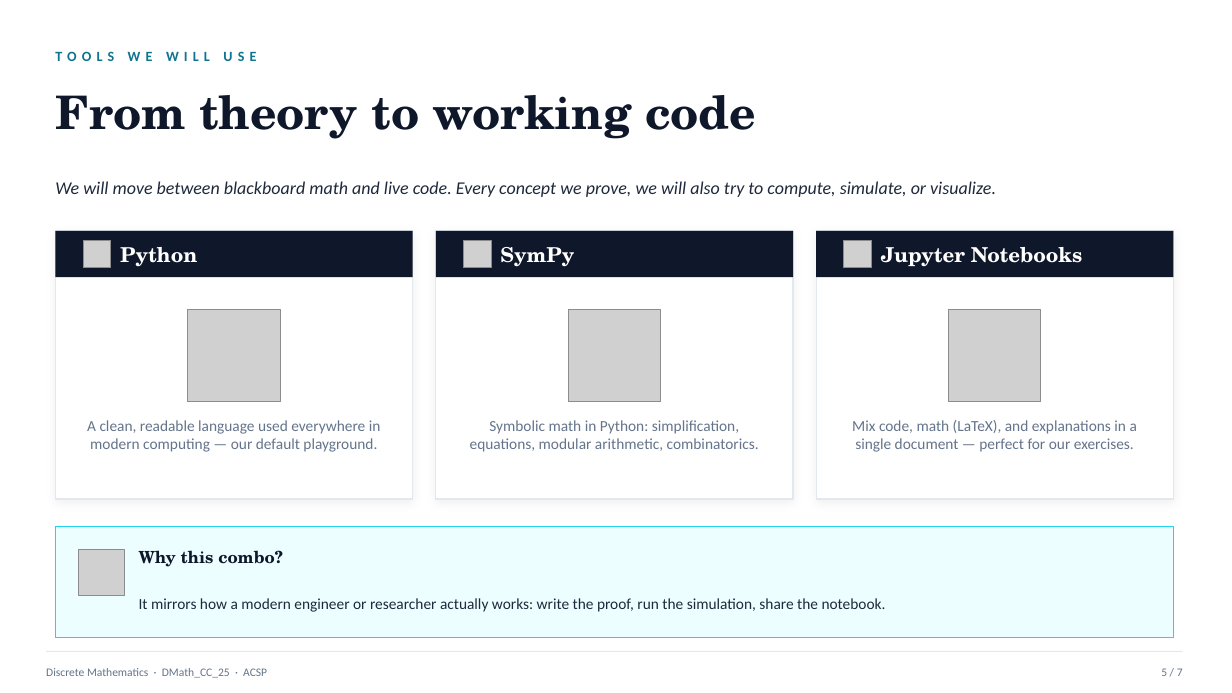
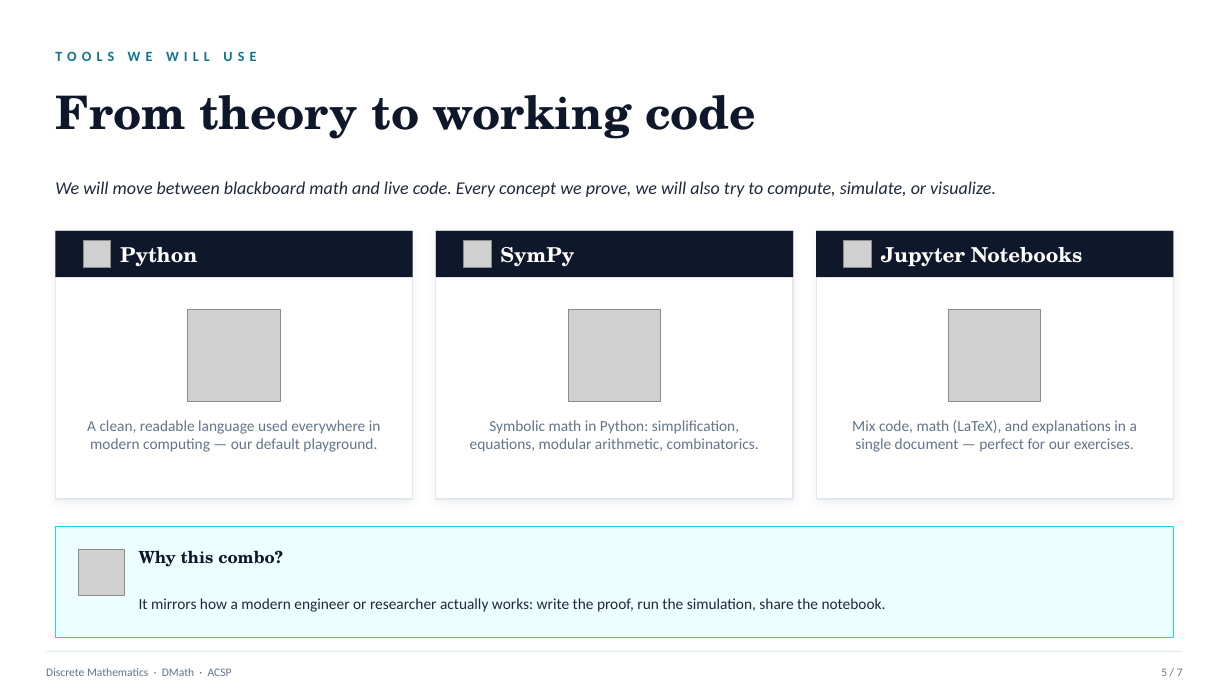
Before and after one commit to elhadiq/Discrete_mathematics, a slide deck: slide 5 of Presentation/Discrete_Math_ACSP_FirstMeeting.pptx. Drawn at 1232x693 pixels with LibreOffice and Linux fonts; fonts in the diff are those of the drawing; grey boxes stand for pictures. Boxes give left, top, right and bottom in pixels: in the first picture for what was removed or moved away, otherwise in the second. Text is boxed around its words. In the diff, an @@ line names an element or a change of style, - is before the commit and + after.

```diff
--- a/Presentation/Discrete_Math_ACSP_FirstMeeting.pptx
+++ b/Presentation/Discrete_Math_ACSP_FirstMeeting.pptx
@@ text at [46,668,232,676]: text changed @@
-Discrete Mathematics · DMath_CC_25 · ACSP
+Discrete Mathematics · DMath · ACSP
```
Also in this commit, not shown: 6 other slides changed, 11 other files.
